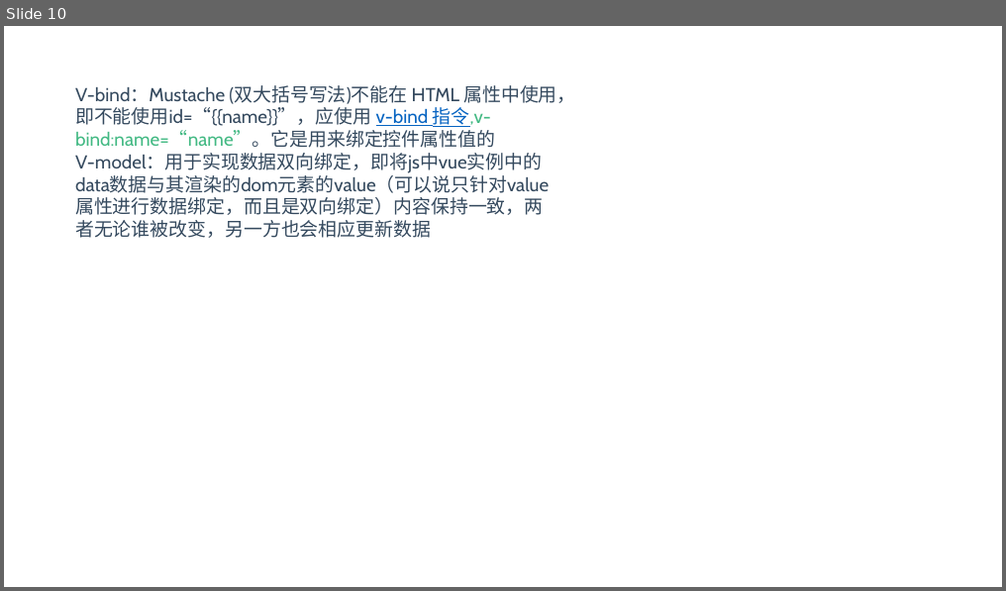
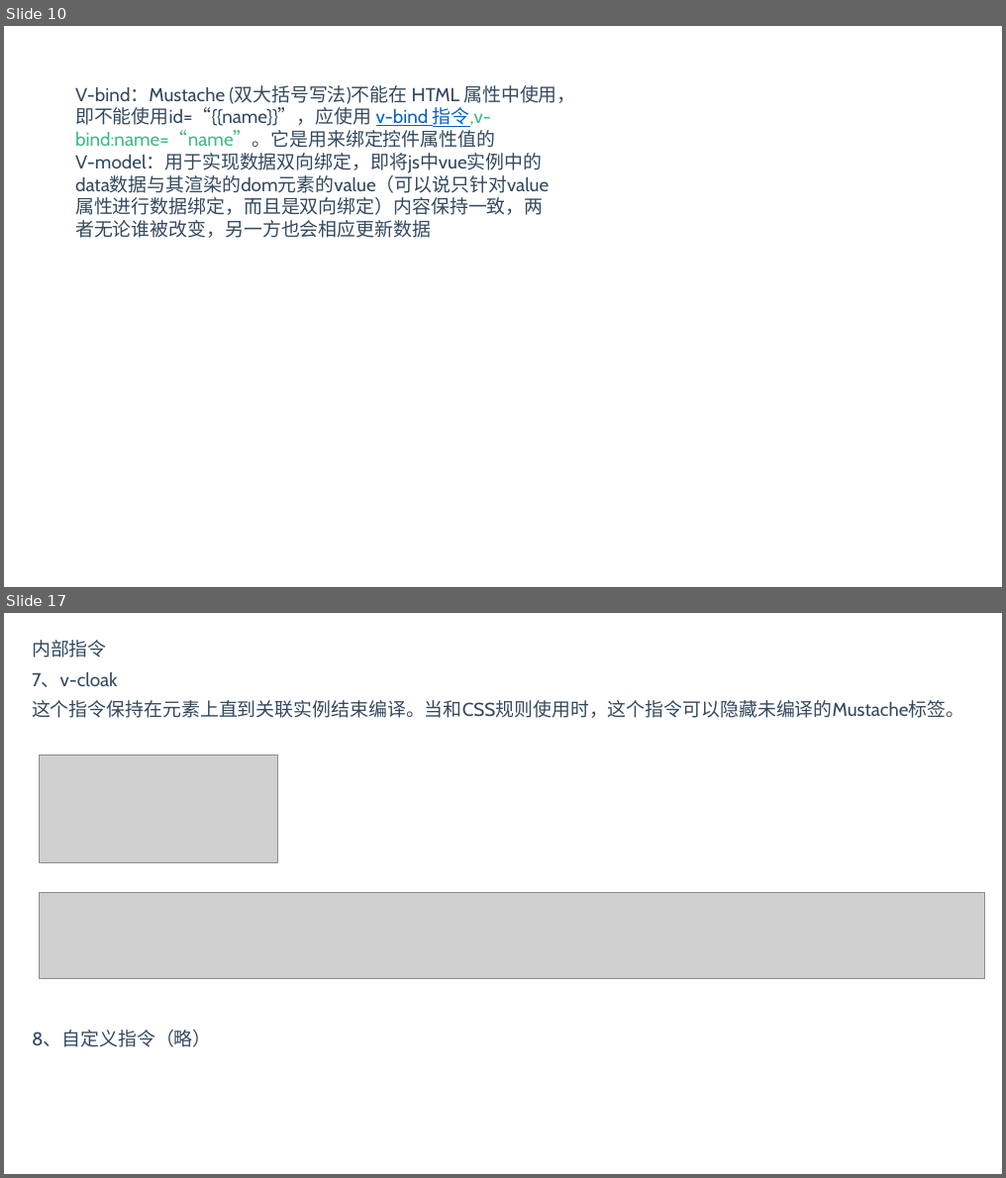
Before and after one commit to BinMarshall/studing, a slide deck: Vue/vue.pptx. Shown one above the other, each under a label of ours: slide 10 before the commit, slides 10 and 17 after it; the slides between them are not shown. The pictures are 1006x591 and 1006x1178 pixels, drawn with LibreOffice and Linux fonts; fonts in the diff are those of the drawing; grey boxes stand for pictures. Boxes give left, top, right and bottom in pixels: in the first picture for what was removed or moved away, otherwise in the second. Text is boxed around its words. In the diff, an @@ line names an element or a change of style, - is before the commit and + after.

```diff
--- a/Vue/vue.pptx
+++ b/Vue/vue.pptx
@@ slide 17 added at bbox=[4, 613, 1002, 1174], background #FFFFFF @@
@@ text added at bbox=[32, 640, 107, 658], 18 pt, text #34495E @@
+内部指令
@@ text added at bbox=[32, 672, 118, 687], 18 pt, text #34495E @@
+7、v-cloak
@@ text added at bbox=[32, 700, 964, 718], 18 pt, text #34495E @@
+这个指令保持在元素上直到关联实例结束编译。当和CSS规则使用时，这个指令可以隐藏未编译的Mustache标签。
@@ picture added at bbox=[40, 755, 278, 862] @@
@@ picture added at bbox=[40, 893, 985, 978] @@
@@ text added at bbox=[32, 1030, 212, 1048], 18 pt, text #34495E @@
+8、自定义指令（略）
```
Also in this commit, not shown: 3 slides changed, 6 other slides added, 1 slide removed.
